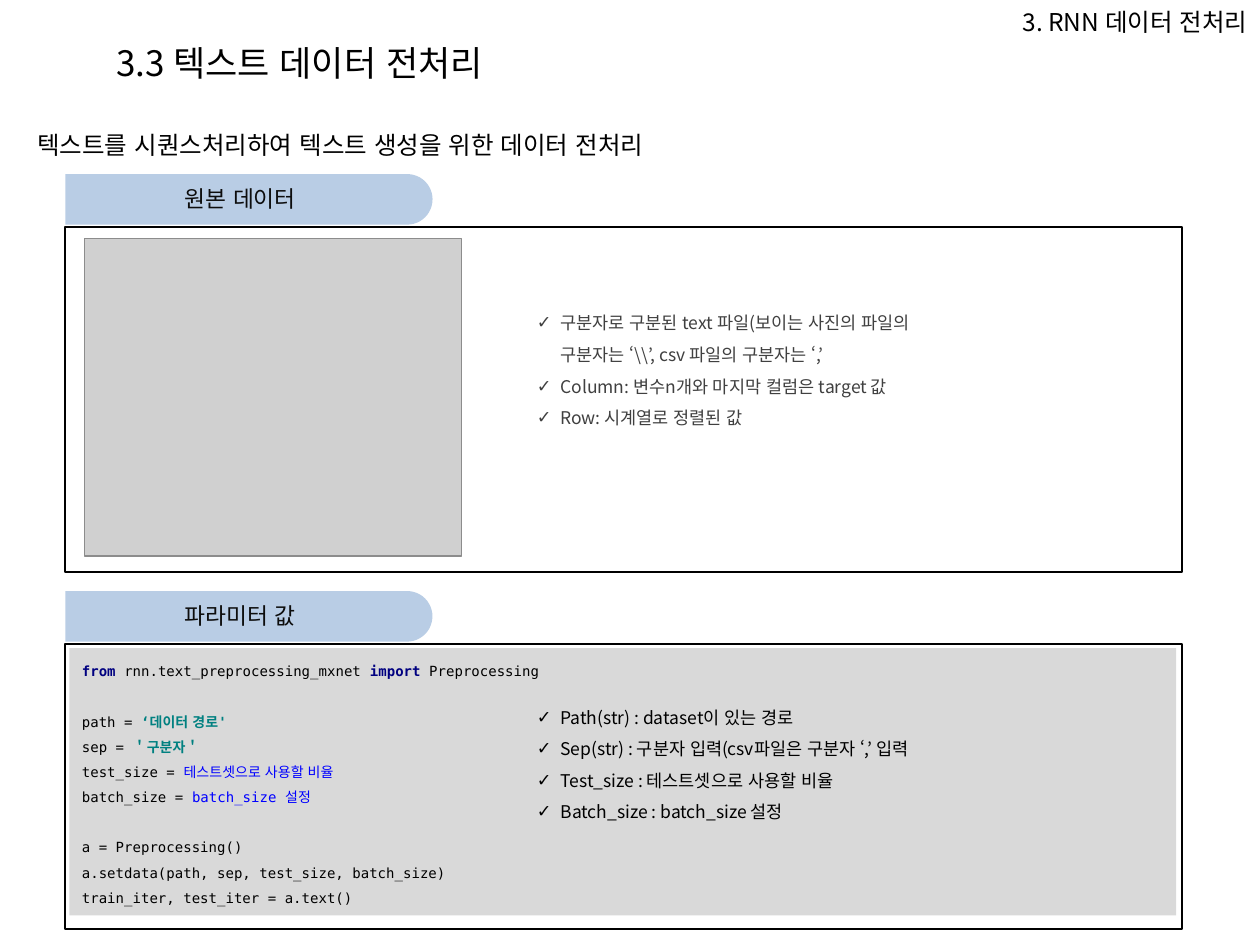
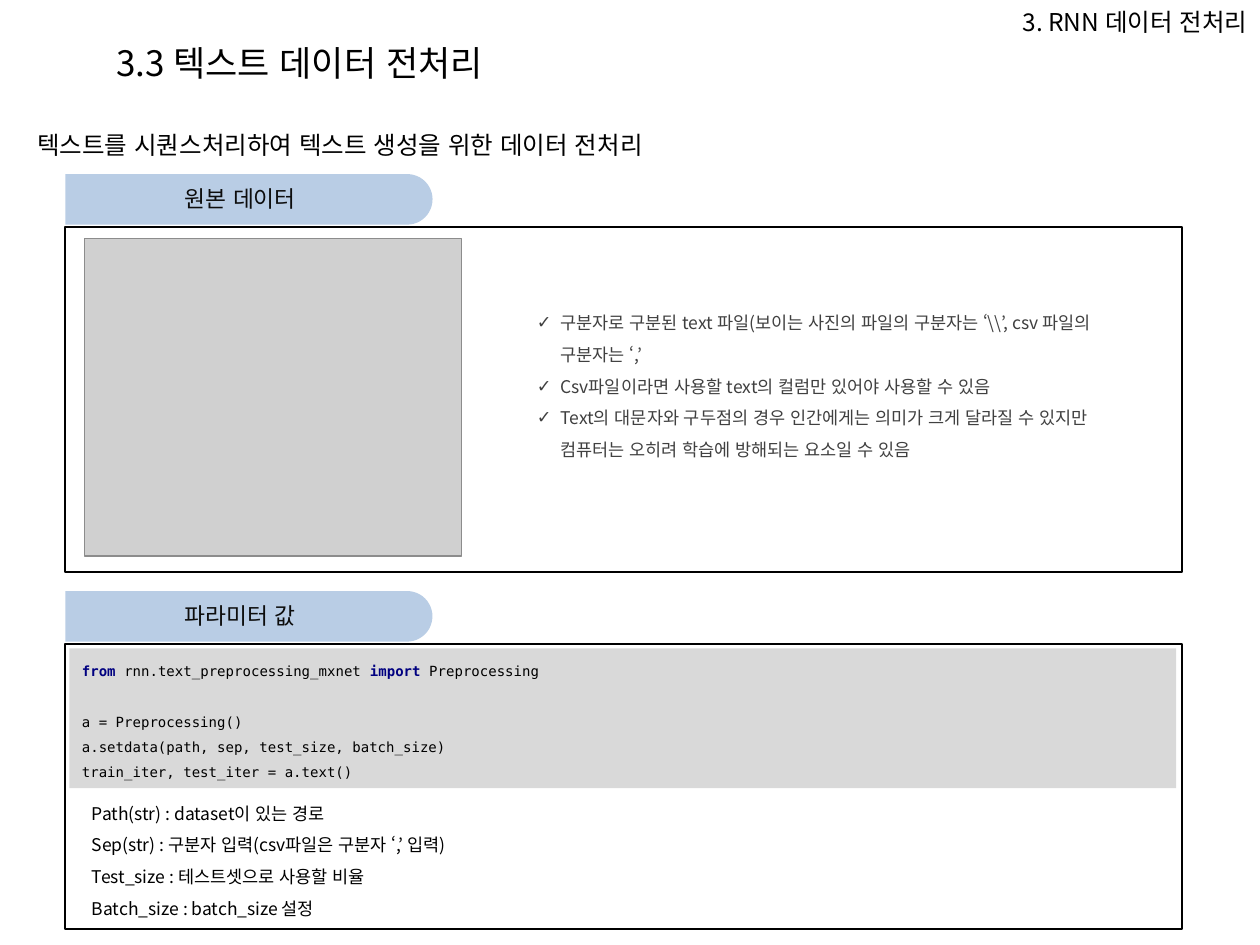
Before and after one commit to Heechul90/Preprocessing, a slide deck: slide 29 of 파이썬 전처리 코드 모듈화 설명.pptx (slide 26 before the commit). Drawn at 1260x945 pixels with LibreOffice and Linux fonts; fonts in the diff are those of the drawing; grey boxes stand for pictures; background and template pictures are left out. Boxes give left, top, right and bottom in pixels: in the first picture for what was removed or moved away, otherwise in the second. Text is boxed around its words. In the diff, an @@ line names an element or a change of style, - is before the commit and + after.

Commit message:
Preprocessing

```diff
--- a/파이썬 전처리 코드 모듈화 설명.pptx
+++ b/파이썬 전처리 코드 모듈화 설명.pptx
@@ text at [561,378,1087,458]: text changed @@
-✓ Column: 변수n개와 마지막 컬럼은 target 값
-✓ Row: 시계열로 정렬된 값
+✓ Csv파일이라면 사용할 text의 컬럼만 있어야 사용할 수 있음
+✓ Text의 대문자와 구두점의 경우 인간에게는 의미가 크게 달라질 수 있지만 컴퓨터는 오히려 학습에 방해되는 요소일 수 있음
@@ rectangle "from rnn.text_preprocessing_mxnet import Preprocessing a ...": place and size @@
-rectangle "from rnn.text_preprocessing_mxnet import Preprocessing a ..." at [69,648,1177,915]
+rectangle "from rnn.text_preprocessing_mxnet import Preprocessing a ..." at [69,648,1177,788]
@@ text in rectangle at [82,665,539,781]: text changed @@
-from rnn.text_preprocessing_mxnet import Preprocessing
-path = ‘데이터 경로'
-sep = ＇구분자＇
-test_size = 테스트셋으로 사용할 비율
-batch_size = batch_size 설정
-a = Preprocessing()
-a.setdata(path, sep, test_size, batch_size)
-train_iter, test_iter = a.text()
+from rnn.text_preprocessing_mxnet import Preprocessing
+a = Preprocessing()
+a.setdata(path, sep, test_size, batch_size)
+train_iter, test_iter = a.text()
@@ text at [92,805,364,918]: bullet ✓ to none @@
@@ text "Path(str) : dataset이 있는 경로": place and size @@
-text "Path(str) : dataset이 있는 경로" at [561,709,908,821]
+text "Path(str) : dataset이 있는 경로" at [92,805,446,918]
@@ text at [92,836,446,855]: text changed @@
-✓ Sep(str) : 구분자 입력(csv파일은 구분자 ‘,’ 입력
+Sep(str) : 구분자 입력(csv파일은 구분자 ‘,’ 입력)
```
Also in this commit, not shown: 16 other slides changed, 5 slides added, 4 other files.
